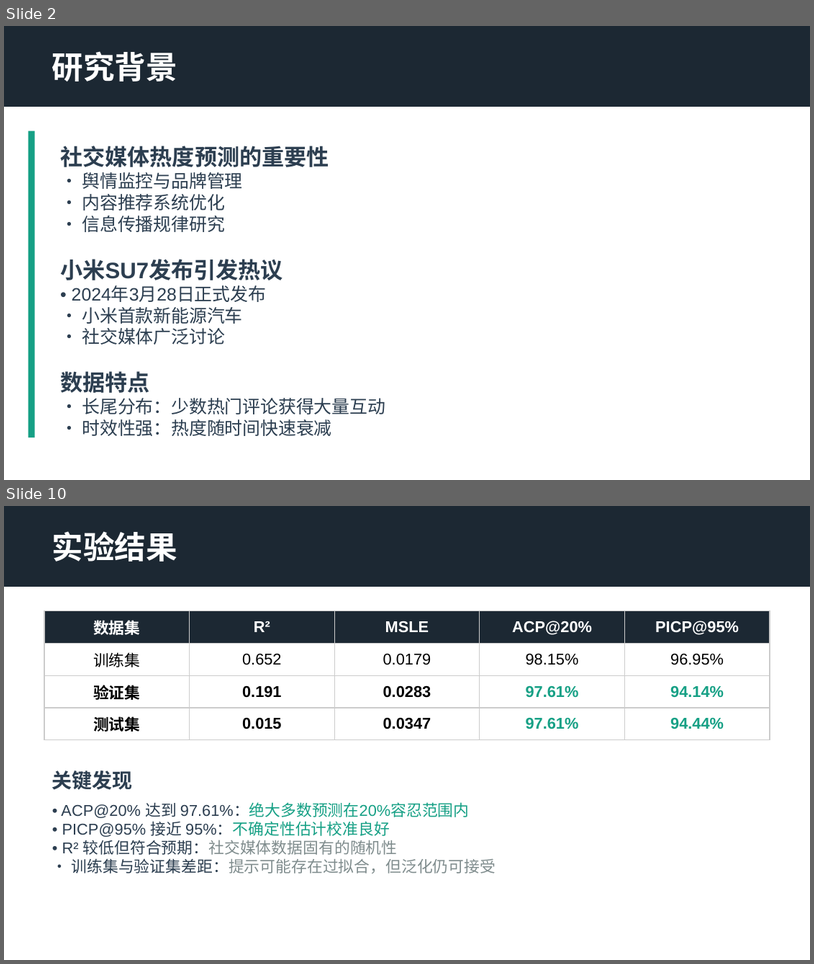
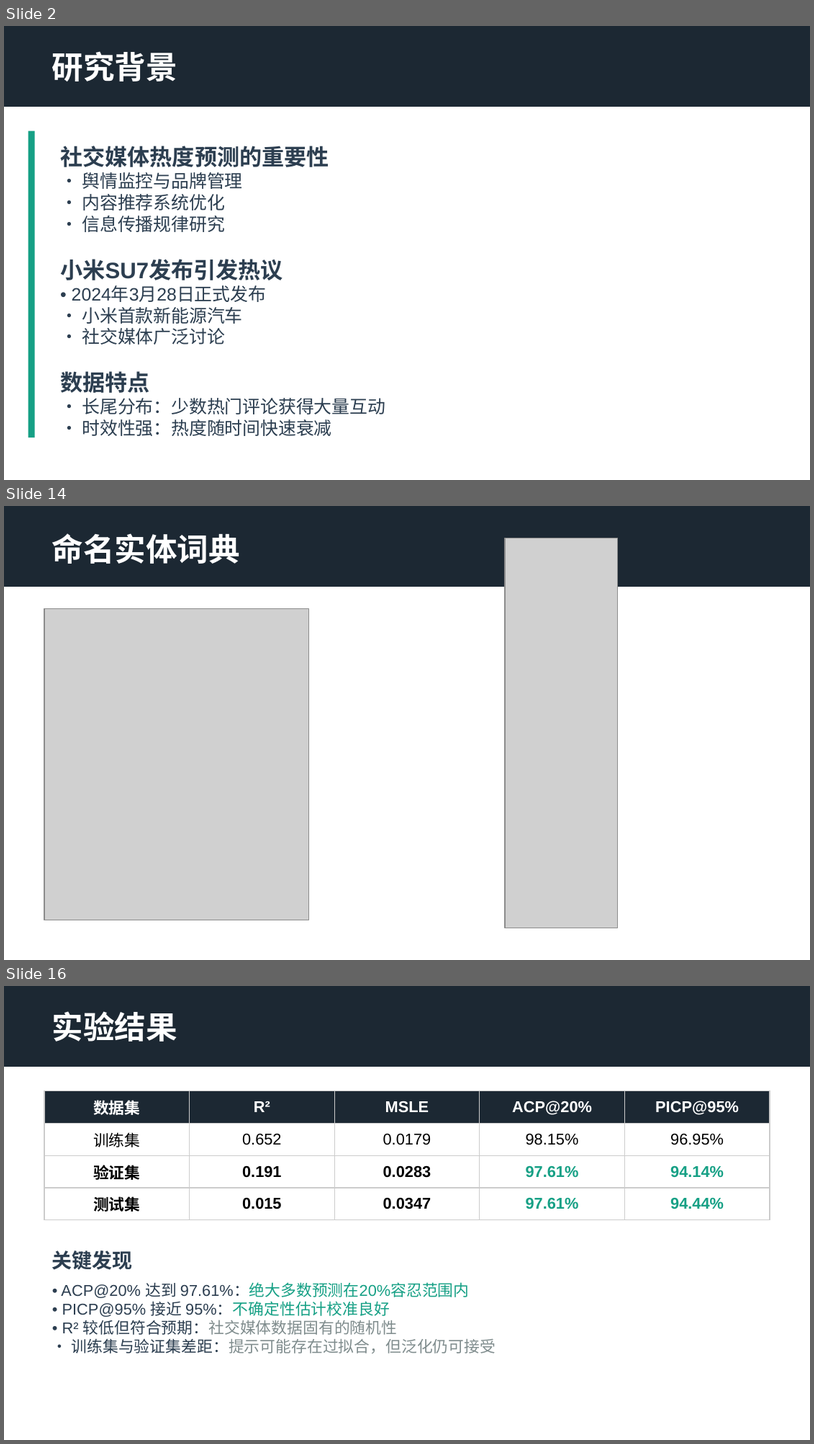
Before and after one commit to LJK666666666/LLM_SU7, a slide deck: presentation/presentation.pptx. Shown one above the other, each under a label of ours: slides 2 and 10 before the commit, slides 2, 14 and 16 after it; the slides between them are not shown. The pictures are 814x964 and 814x1444 pixels, drawn with LibreOffice and Linux fonts; fonts in the diff are those of the drawing; grey boxes stand for pictures. Boxes give left, top, right and bottom in pixels: in the first picture for what was removed or moved away, otherwise in the second. Text is boxed around its words. In the diff, an @@ line names an element or a change of style, - is before the commit and + after.

```diff
--- a/presentation/presentation.pptx
+++ b/presentation/presentation.pptx
@@ slide 14 added at (x1=4, y1=506, x2=810, y2=960), background #FFFFFF @@
@@ rectangle added at (x1=4, y1=506, x2=810, y2=587), fill #1C2833 @@
@@ text added at (x1=52, y1=533, x2=240, y2=564), 28 pt, text #FFFFFF, bold @@
+命名实体词典
@@ picture added at (x1=505, y1=538, x2=617, y2=928) @@
@@ picture added at (x1=44, y1=608, x2=309, y2=919) @@
@@ what was slide 10 is now slide 16 @@
```
Also in this commit, not shown: 8 slides changed, 5 other slides added, 3 other files.
